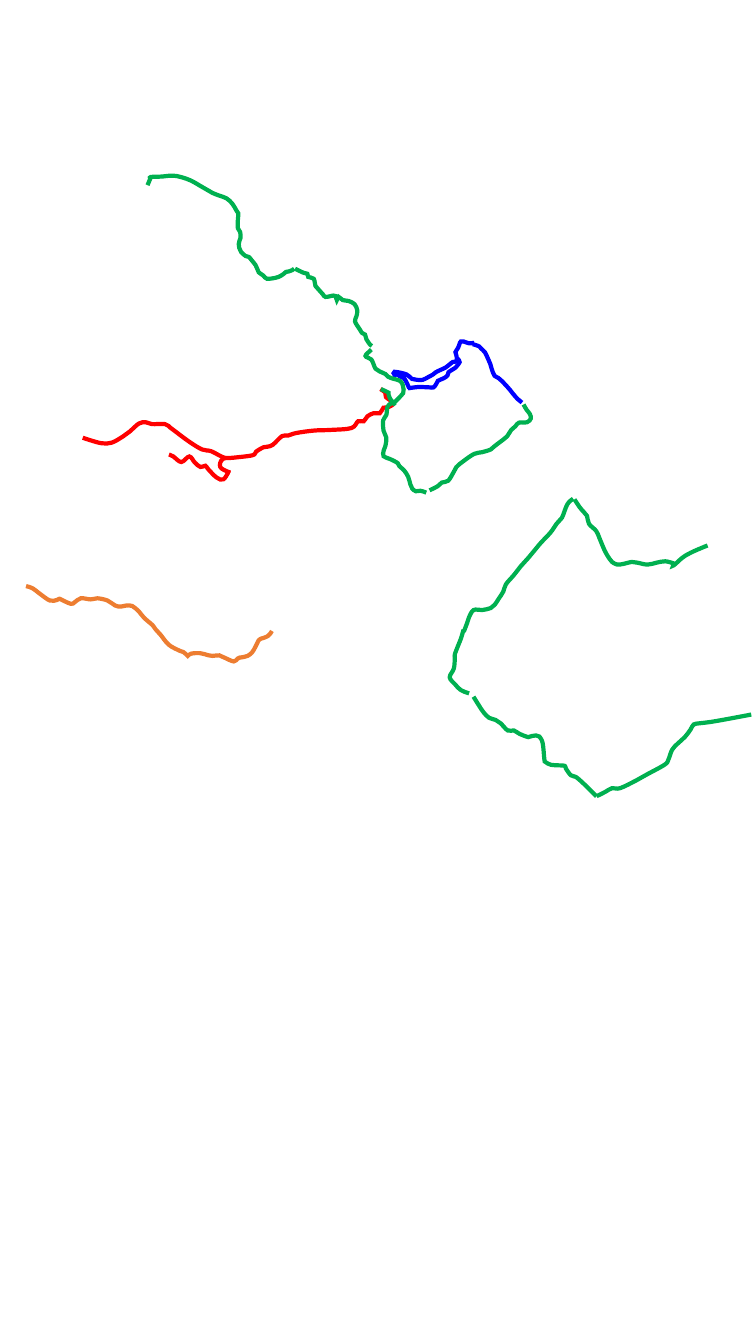
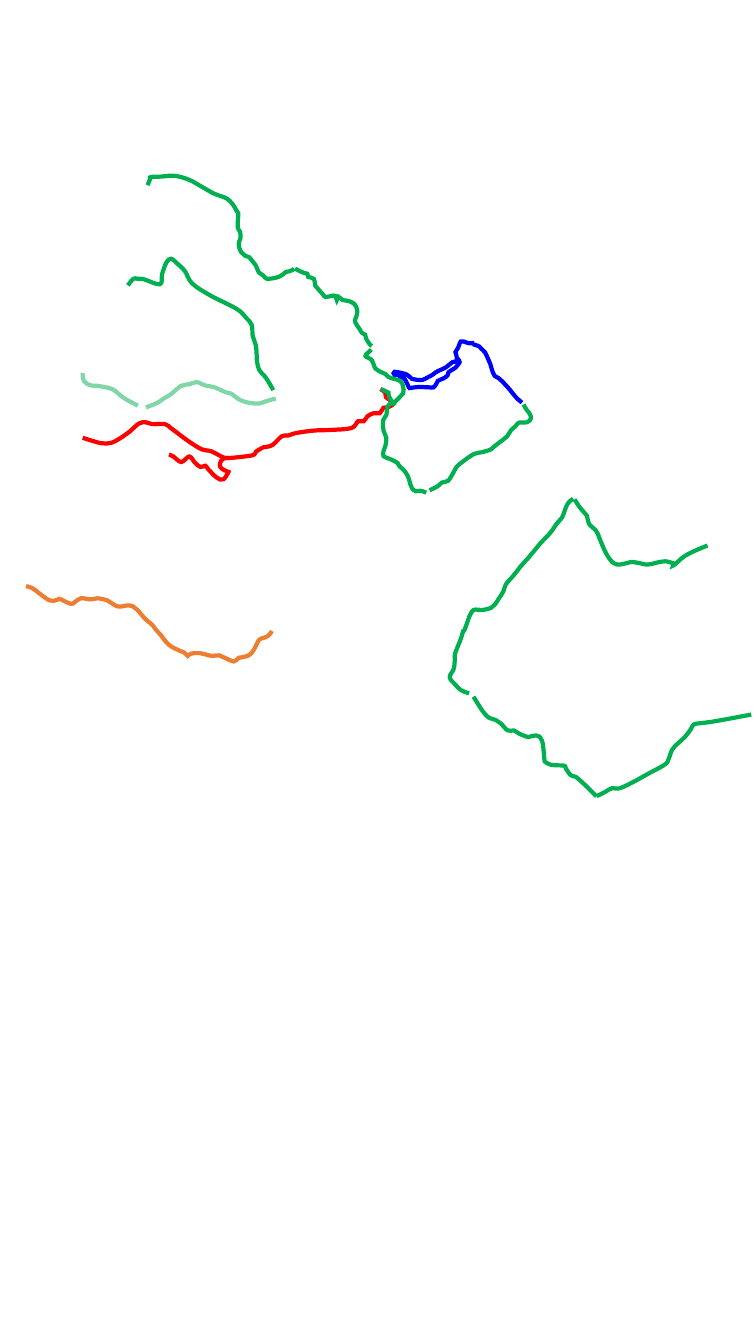
Before and after one commit to whitesoun/homepage, a slide deck: slide 2 of 0.PPT파일/등산지도_경로_세로_2020-08-29.pptx. Drawn at 756x1344 pixels with LibreOffice and Linux fonts; fonts in the diff are those of the drawing; background and template pictures are left out. Boxes give left, top, right and bottom in pixels: in the first picture for what was removed or moved away, otherwise in the second. Text is boxed around its words. In the diff, an @@ line names an element or a change of style, - is before the commit and + after.

```diff
--- a/0.PPT파일/등산지도_경로_세로_2020-08-29.pptx
+++ b/0.PPT파일/등산지도_경로_세로_2020-08-29.pptx
@@ freeform shape added at bbox=[128, 259, 273, 390], outline #00B050 3 pt @@
@@ freeform shape added at bbox=[83, 373, 138, 405], outline #00B050 3 pt @@
@@ freeform shape added at bbox=[146, 382, 276, 407], outline #00B050 3 pt @@
```
Also in this commit, not shown: 19 other files.
